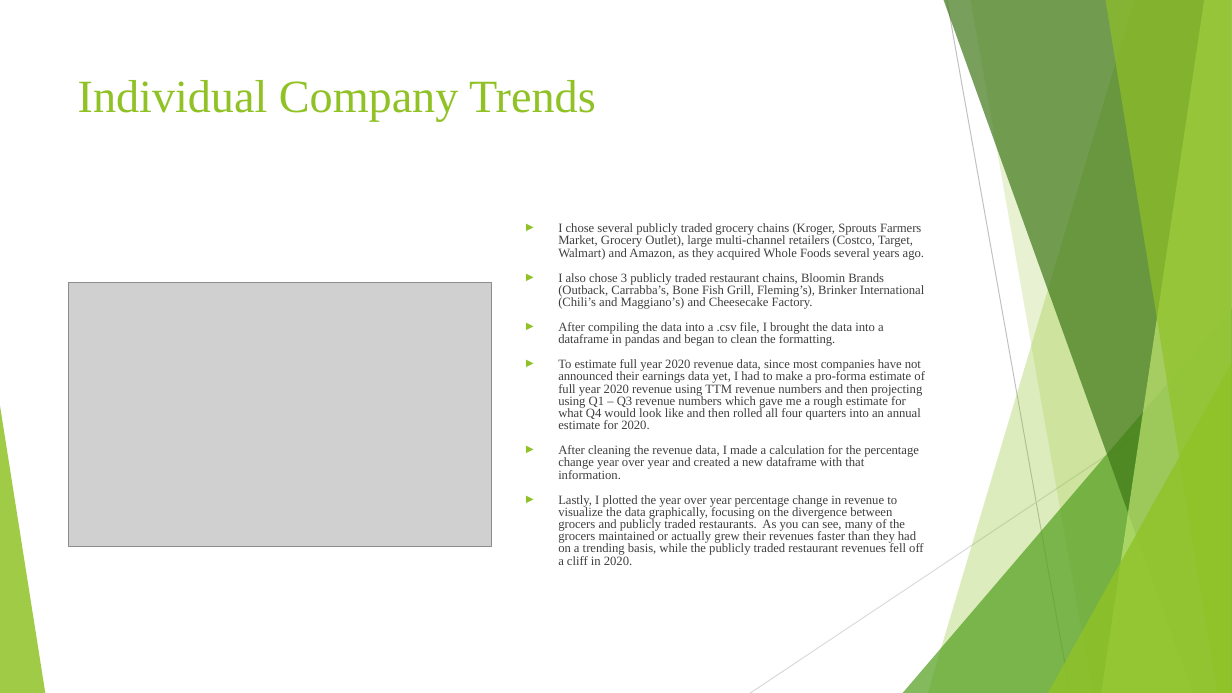
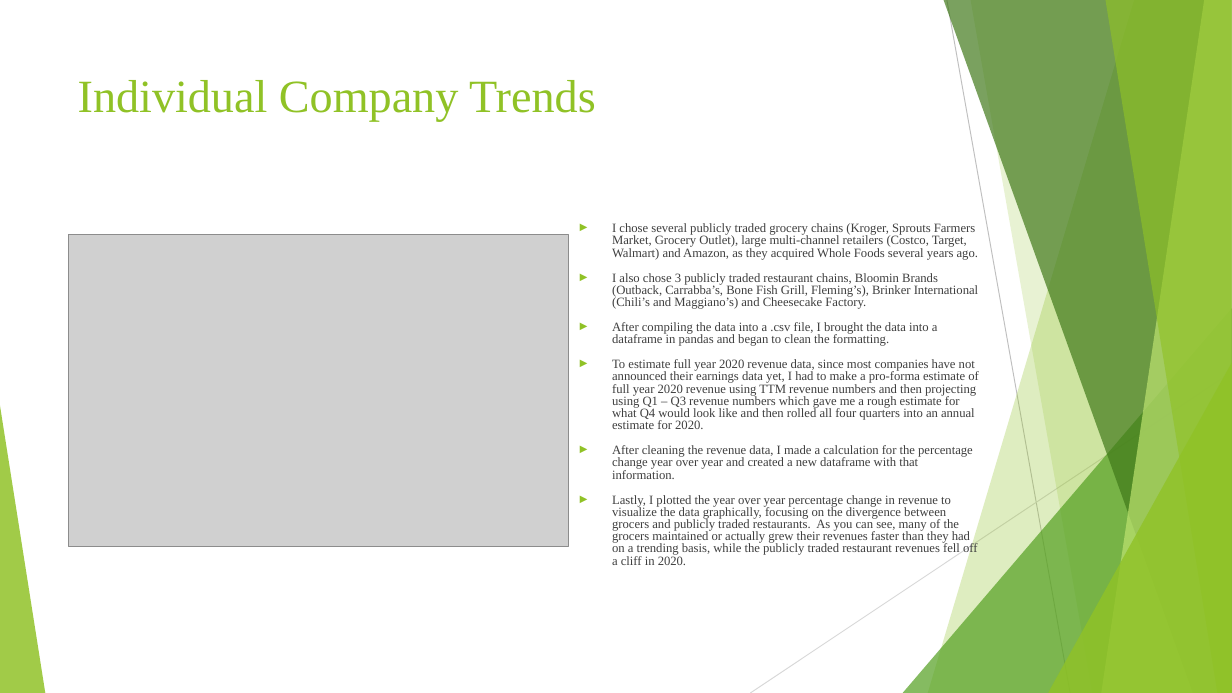
Before and after one commit to emmobley63/Project_1, a slide deck: slide 10 of Group 2 PowerPoint Presentation.pptx (slide 8 before the commit). Drawn at 1232x693 pixels with LibreOffice and Linux fonts; fonts in the diff are those of the drawing; grey boxes stand for pictures. Boxes give left, top, right and bottom in pixels: in the first picture for what was removed or moved away, otherwise in the second. Text is boxed around its words. In the diff, an @@ line names an element or a change of style, - is before the commit and + after.

```diff
--- a/Group 2 PowerPoint Presentation.pptx
+++ b/Group 2 PowerPoint Presentation.pptx
@@ freeform shape at [928, 0, 1232, 693]: fill #90C226 at 30% opacity to #90C226 at 29% opacity @@
@@ freeform shape at [944, 0, 1232, 693]: fill #3F7818 at 70% opacity to #3F7818 at 69% opacity @@
@@ picture: place and size @@
-picture at [68, 283, 491, 547]
+picture at [68, 234, 568, 546]
@@ text "I chose several publicly traded ...": place and size @@
-text "I chose several publicly traded ..." at [558, 223, 925, 565]
+text "I chose several publicly traded ..." at [612, 223, 979, 565]
@@ triangle at [903, 308, 1232, 693]: fill #54A021 at 72% opacity to #54A021 at 71% opacity @@
```
Also in this commit, not shown: 7 other slides changed, 11 slides added.
